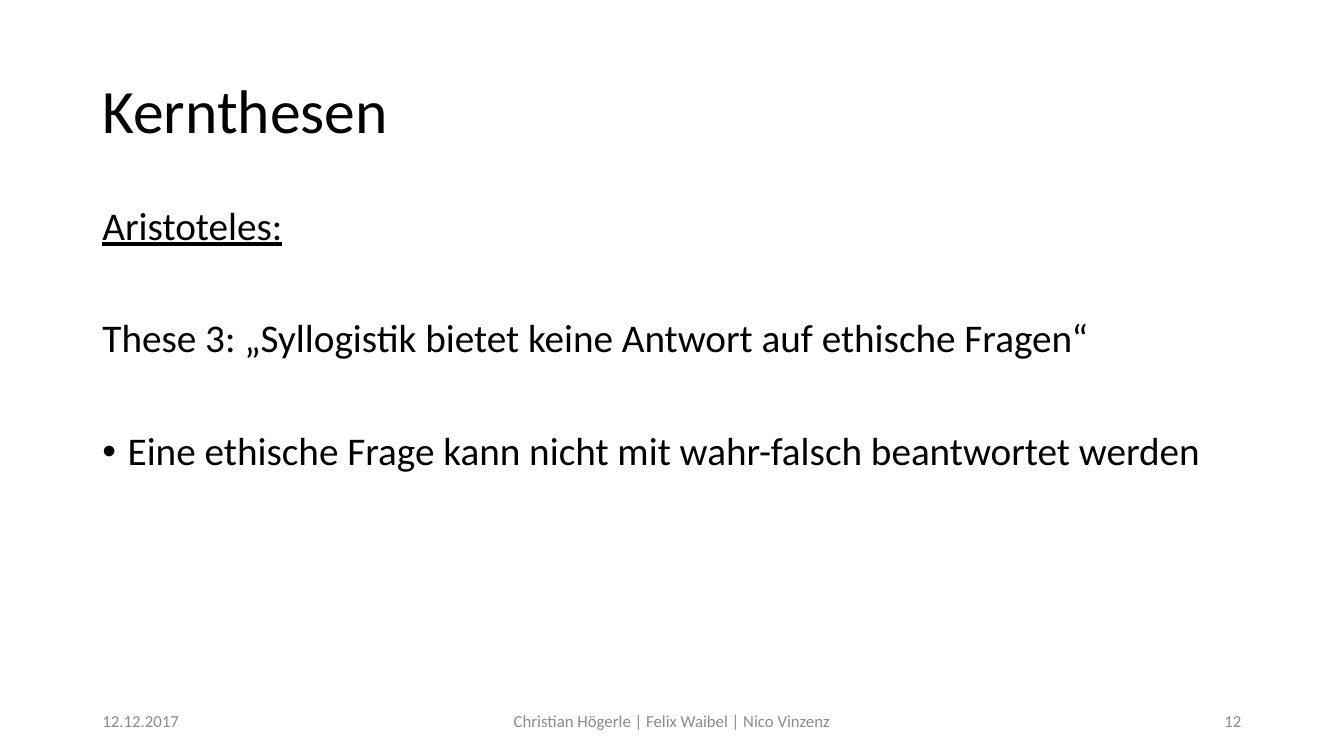
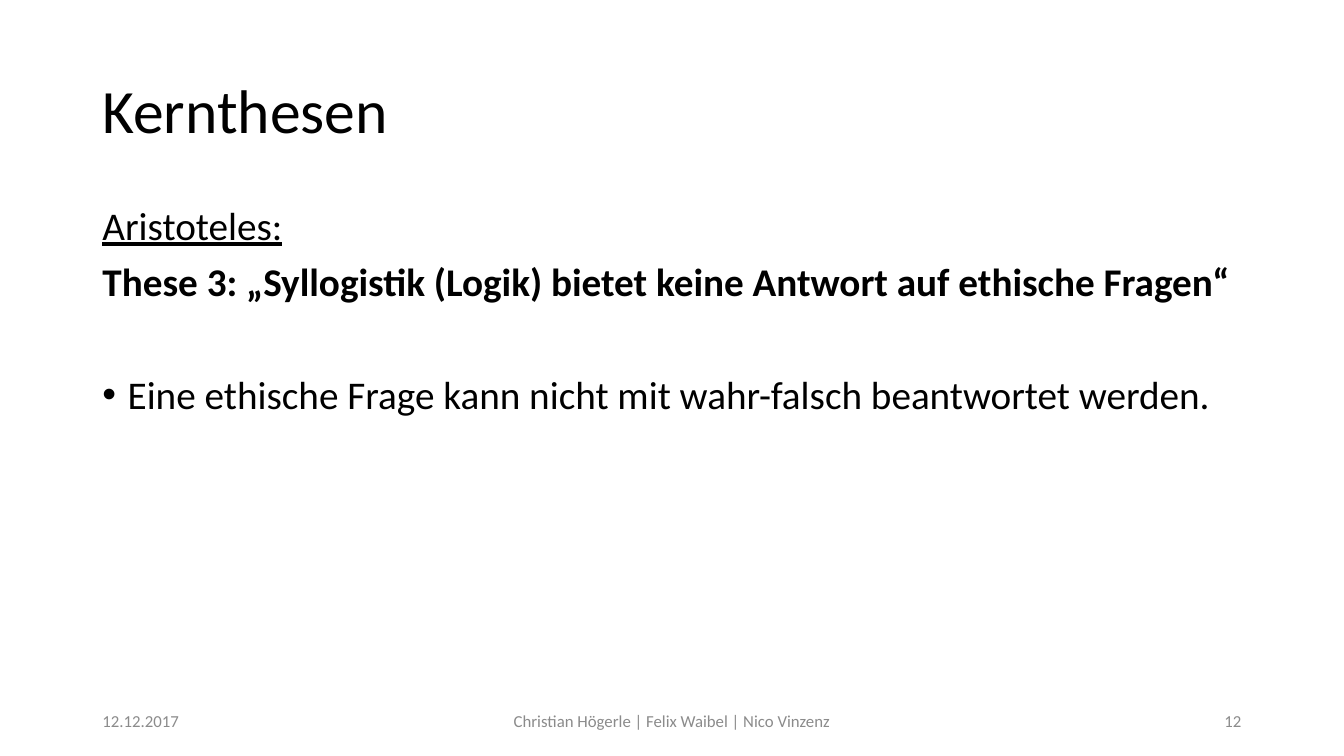
Before and after one commit to Fewa93/Berufsethik, a slide deck: slide 12 of Präsentation/Berufsethik.pptx. Drawn at 1344x756 pixels with LibreOffice and Linux fonts; fonts in the diff are those of the drawing. Boxes give left, top, right and bottom in pixels: in the first picture for what was removed or moved away, otherwise in the second. Text is boxed around its words. In the diff, an @@ line names an element or a change of style, - is before the commit and + after.

```diff
--- a/Präsentation/Berufsethik.pptx
+++ b/Präsentation/Berufsethik.pptx
@@ text at (x1=102, y1=267, x2=1230, y2=416): text changed; bold on @@
-These 3: „Syllogistik bietet keine Antwort auf ethische Fragen“
-• Eine ethische Frage kann nicht mit wahr-falsch beantwortet werden
+These 3: „Syllogistik (Logik) bietet keine Antwort auf ethische Fragen“
+• Eine ethische Frage kann nicht mit wahr-falsch beantwortet werden.
```
Also in this commit, not shown: 6 other slides changed.
